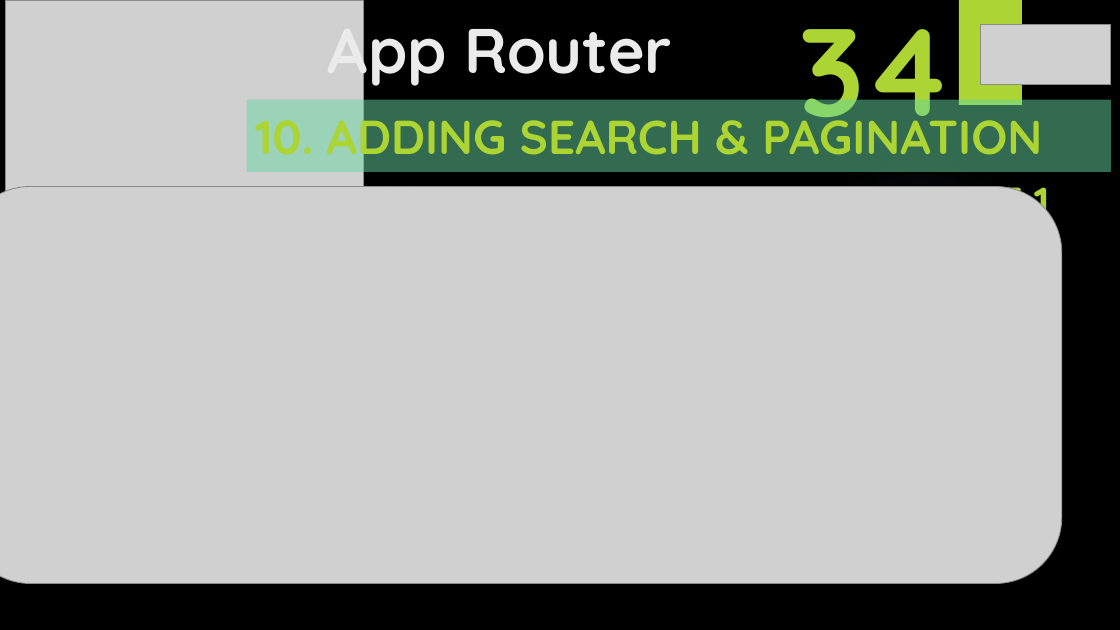
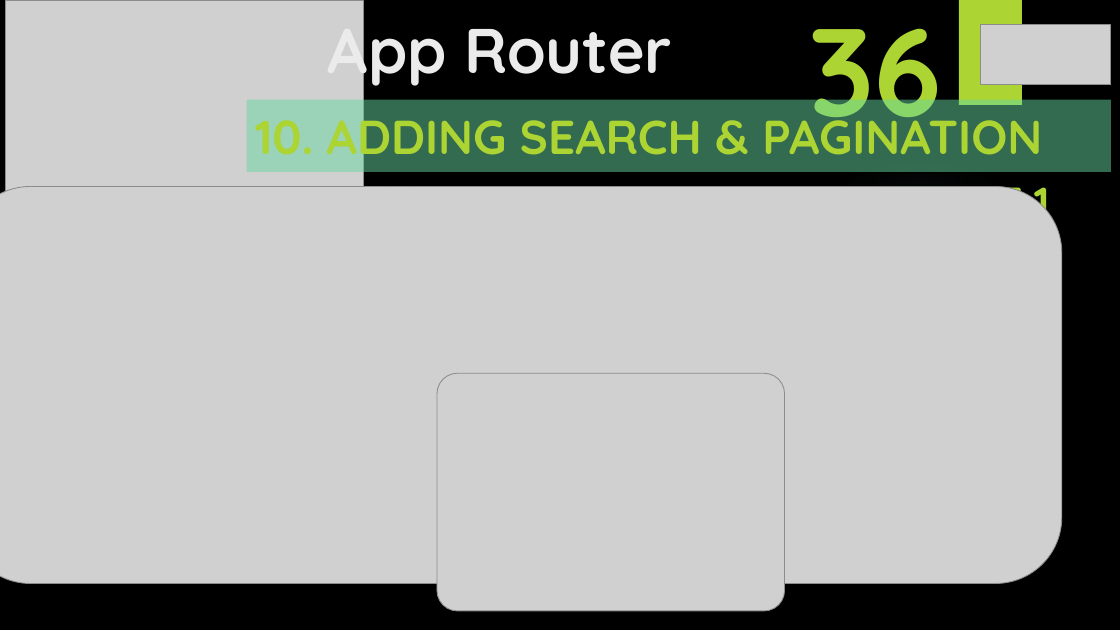
Before and after one commit to yasenstar/learn_javascript, a slide deck: slide 37 of learn_nextjs/2_App_Router/App_Router.pptx (slide 36 before the commit). Drawn at 1120x630 pixels with LibreOffice and Linux fonts; fonts in the diff are those of the drawing; grey boxes stand for pictures; background and template pictures are left out. Boxes give left, top, right and bottom in pixels: in the first picture for what was removed or moved away, otherwise in the second. Text is boxed around its words. In the diff, an @@ line names an element or a change of style, - is before the commit and + after.

```diff
--- a/learn_nextjs/2_App_Router/App_Router.pptx
+++ b/learn_nextjs/2_App_Router/App_Router.pptx
@@ text at box(809, 0, 942, 148): text changed @@
-34
+36
@@ picture added at box(437, 373, 785, 611) @@
```
Also in this commit, not shown: 10 other slides changed, 12 slides added.
